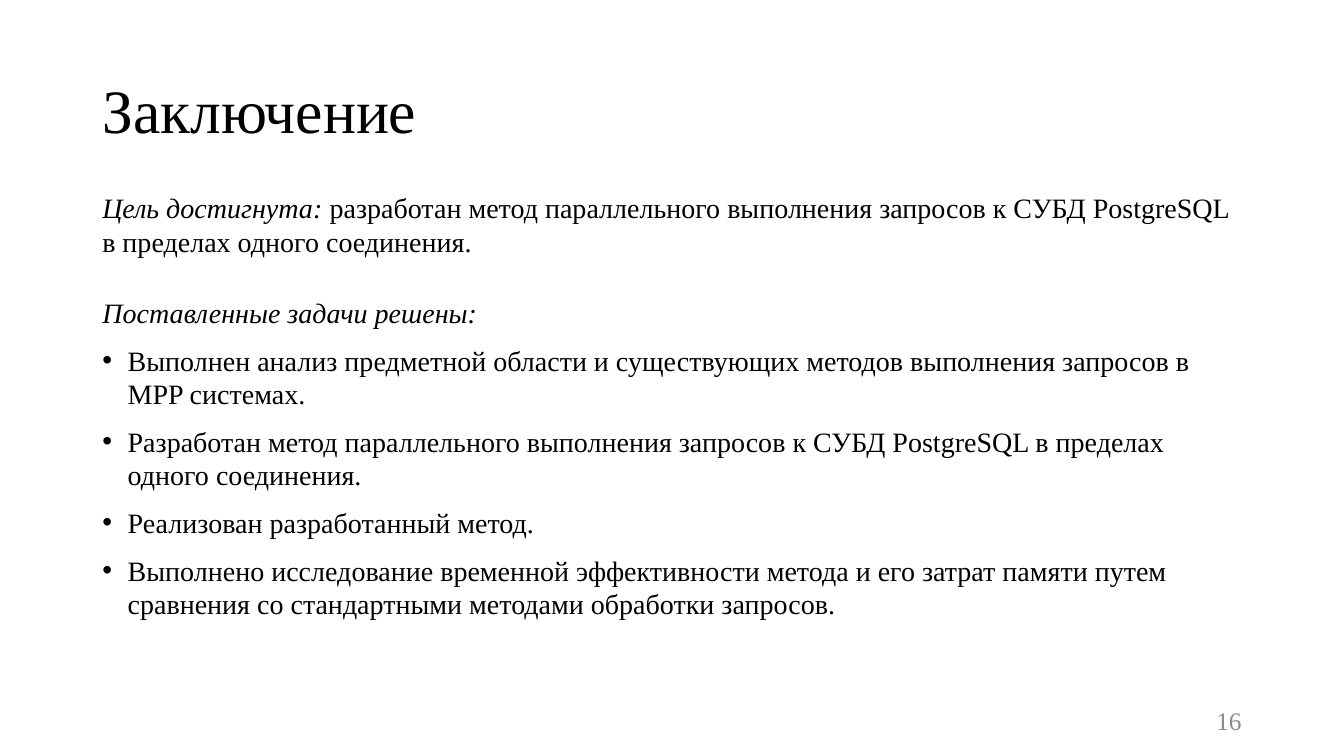
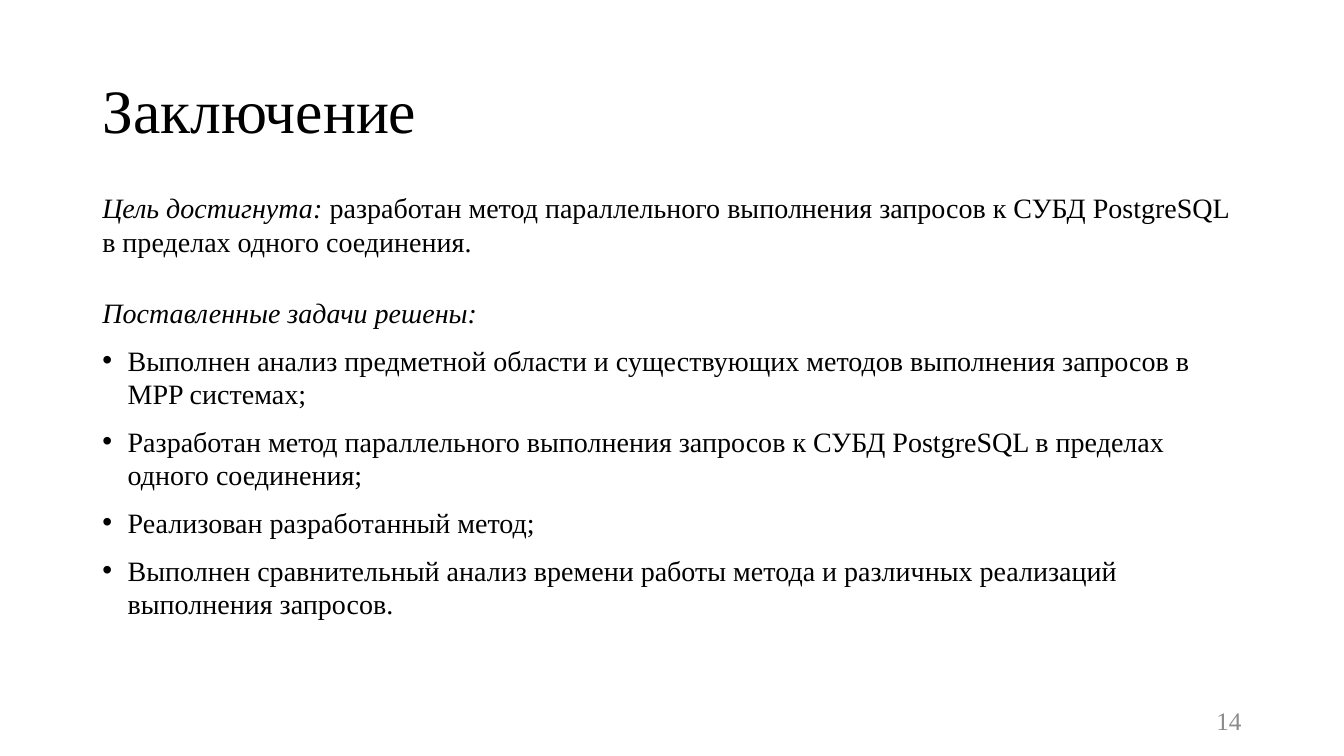
Before and after one commit to platosha-git/Diplom-theory, a slide deck: slide 14 of Презентация.pptx (slide 16 before the commit). Drawn at 1344x756 pixels with LibreOffice and Linux fonts; fonts in the diff are those of the drawing. Boxes give left, top, right and bottom in pixels: in the first picture for what was removed or moved away, otherwise in the second. Text is boxed around its words. In the diff, an @@ line names an element or a change of style, - is before the commit and + after.

```diff
--- a/Презентация.pptx
+++ b/Презентация.pptx
@@ text at (x1=128, y1=351, x2=1189, y2=620): text changed @@
-• Выполнен анализ предметной области и существующих методов выполнения запросов в MPP системах.
-• Разработан метод параллельного выполнения запросов к СУБД PostgreSQL в пределах одного соединения.
-• Реализован разработанный метод.
-• Выполнено исследование временной эффективности метода и его затрат памяти путем сравнения со стандартными методами обработки запросов.
+• Выполнен анализ предметной области и существующих методов выполнения запросов в MPP системах;
+• Разработан метод параллельного выполнения запросов к СУБД PostgreSQL в пределах одного соединения;
+• Реализован разработанный метод;
+• Выполнен сравнительный анализ времени работы метода и различных реализаций выполнения запросов.
@@ page number at (x1=1216, y1=713, x2=1241, y2=730): text changed @@
-16
+14
```
Also in this commit, not shown: 11 other slides changed, 2 slides added, 4 slides removed, 20 other files.
